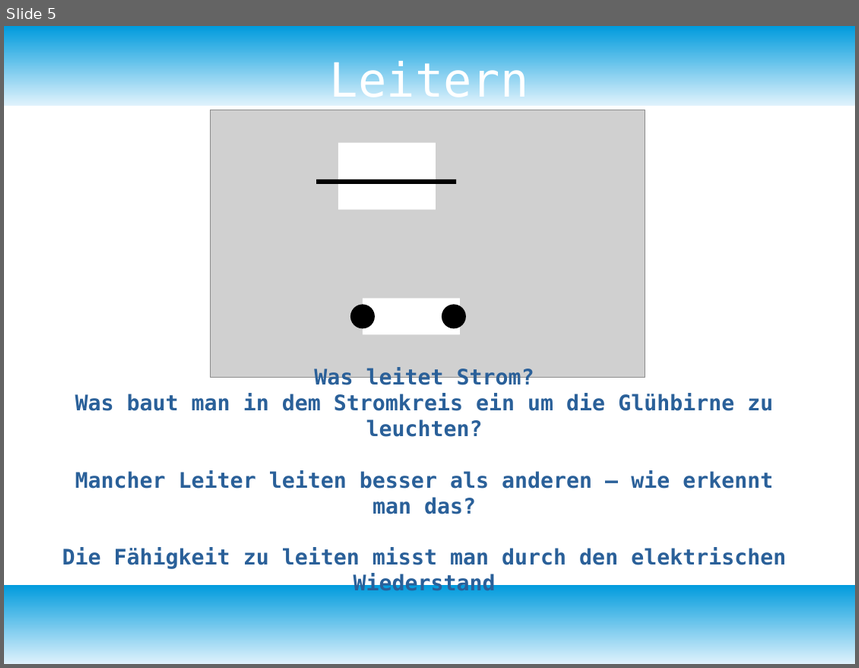
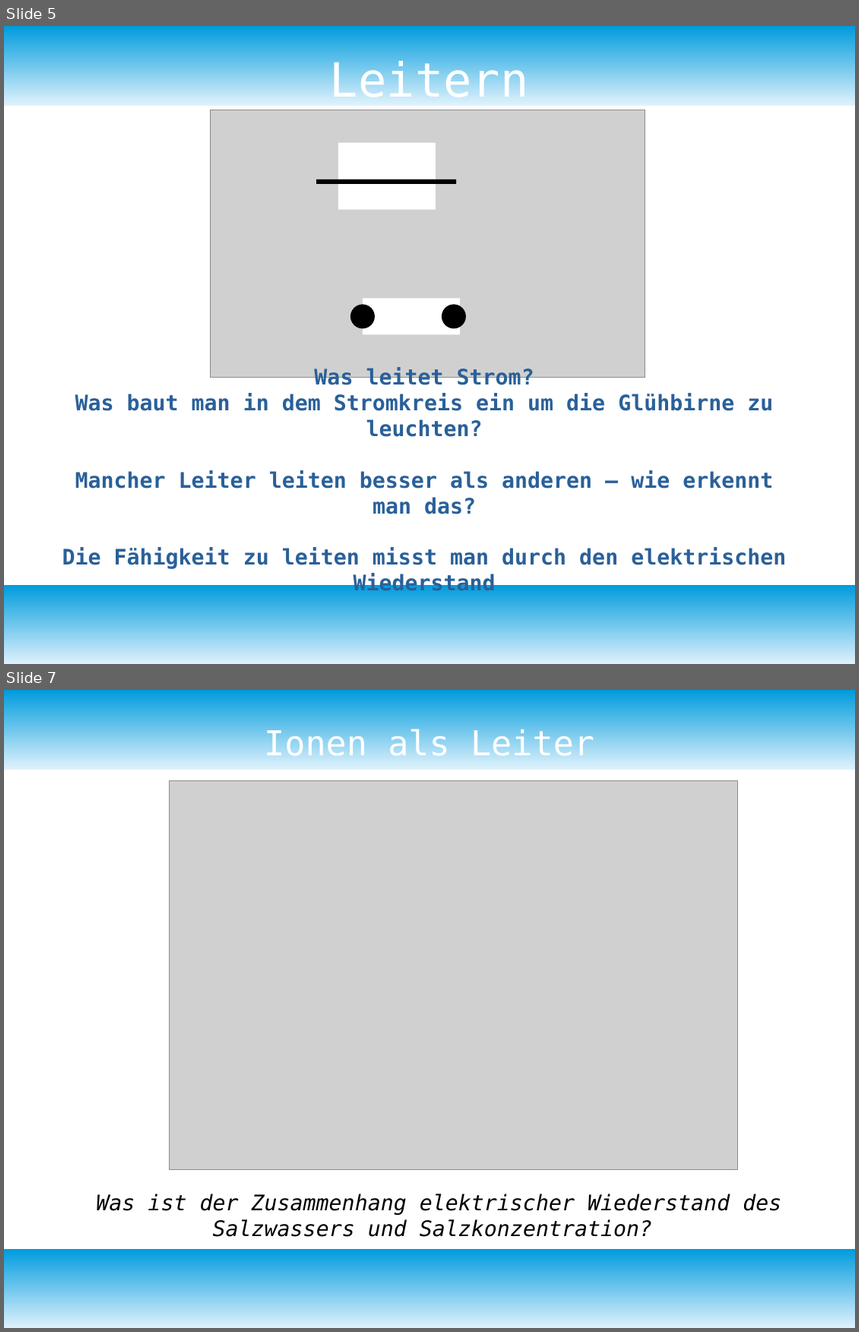
Before and after one commit to bearums/teaching, a slide deck: B5/physik/D12/2)Elektromagnetismus/07_Wiederstand_messen/Wiederstand.odp. Shown one above the other, each under a label of ours: slide 5 before the commit, slides 5 and 7 after it; the slides between them are not shown. The pictures are 859x668 and 859x1332 pixels, drawn with LibreOffice and Linux fonts; fonts in the diff are those of the drawing; grey boxes stand for pictures. Boxes give left, top, right and bottom in pixels: in the first picture for what was removed or moved away, otherwise in the second. Text is boxed around its words. In the diff, an @@ line names an element or a change of style, - is before the commit and + after.

```diff
--- a/B5/physik/D12/2)Elektromagnetismus/07_Wiederstand_messen/Wiederstand.odp
+++ b/B5/physik/D12/2)Elektromagnetismus/07_Wiederstand_messen/Wiederstand.odp
@@ slide 7 added at bbox=[4, 690, 855, 1328], background #FFFFFF; not listed: 2 template elements that a slide beside it also shows @@
@@ title added at bbox=[264, 728, 595, 756], 32 pt, text #FFFFFF @@
+Ionen als Leiter
@@ picture added at bbox=[169, 781, 738, 1170] @@
@@ text added at bbox=[96, 1194, 781, 1237], 20 pt, text #000000, italic @@
+Was ist der Zusammenhang elektrischer Wiederstand des Salzwassers und Salzkonzentration?
```
Also in this commit, not shown: 2 slides changed, 3 other slides added, 5 other files.
